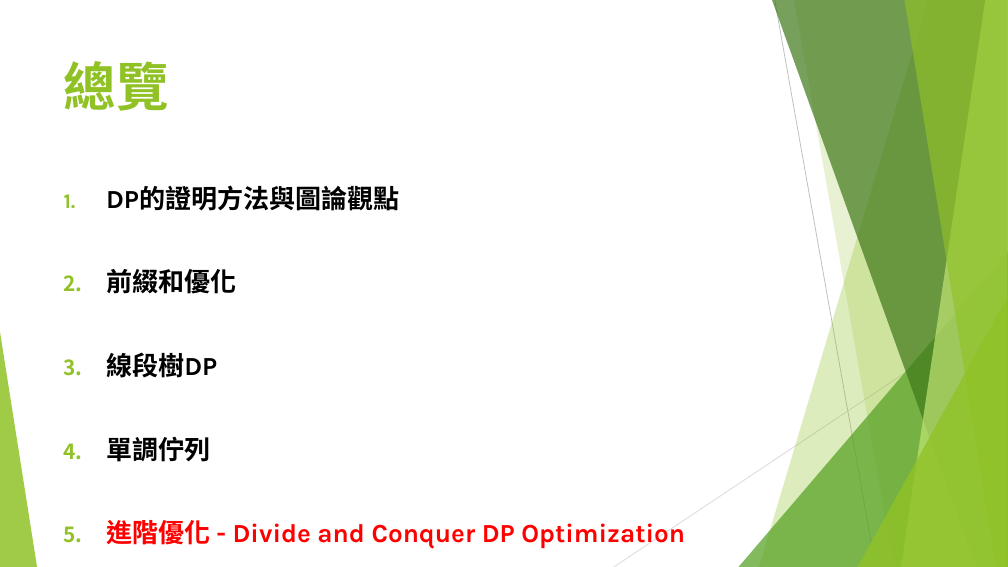
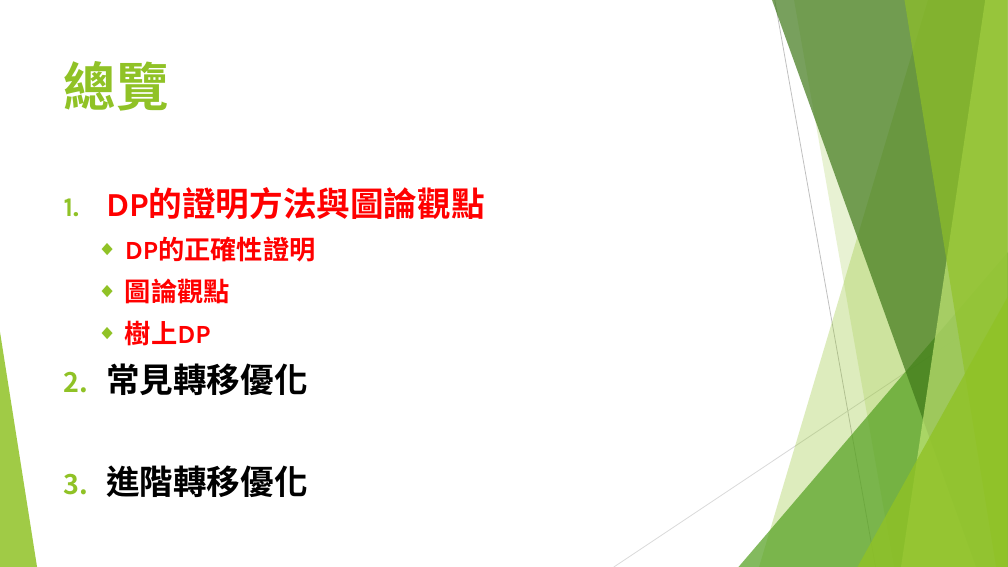
Before and after one commit to S920105123/DP2, a slide deck: slide 4 of presentation/進階動態規劃.pptx (slide 33 before the commit). Drawn at 1008x567 pixels with LibreOffice and Linux fonts; fonts in the diff are those of the drawing. Boxes give left, top, right and bottom in pixels: in the first picture for what was removed or moved away, otherwise in the second. Text is boxed around its words. In the diff, an @@ line names an element or a change of style, - is before the commit and + after.

```diff
--- a/presentation/進階動態規劃.pptx
+++ b/presentation/進階動態規劃.pptx
@@ text at (x1=106, y1=187, x2=485, y2=219): size 24.8 to 32 pt, text colour #000000 to #FF0000 in "DP的證明方法與圖論觀點" @@
@@ text at (x1=106, y1=236, x2=316, y2=497): text changed; size 24.8 to 25 pt @@
-2. 前綴和優化
-3. 線段樹DP
-4. 單調佇列
-5. 進階優化 - Divide and Conquer DP Optimization
+  ◆ DP的正確性證明
+  ◆ 圖論觀點
+  ◆ 樹上DP
+2. 常見轉移優化
+3. 進階轉移優化
```
Also in this commit, not shown: 23 other slides changed, 23 slides added.
